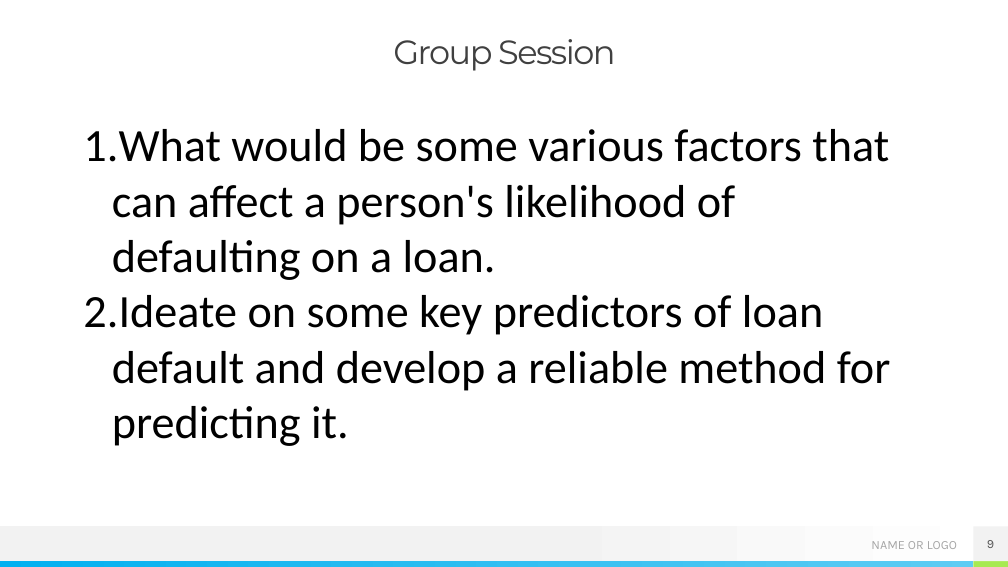
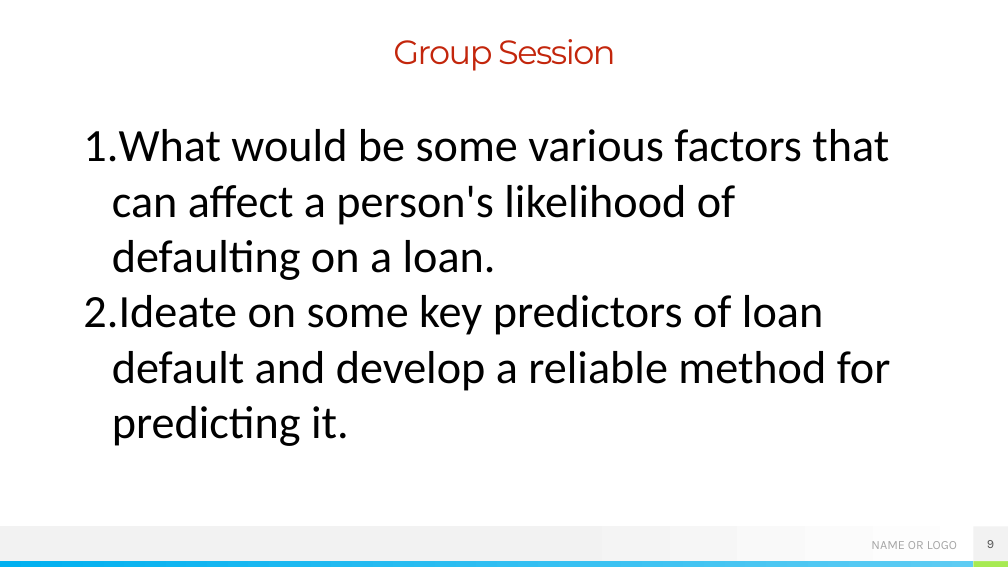
Before and after one commit to meaLuda/WTM-DE-2022-WRKSHP, a slide deck: slide 9 of Workshop iHub 17th.pptx. Drawn at 1008x567 pixels with LibreOffice and Linux fonts; fonts in the diff are those of the drawing. Boxes give left, top, right and bottom in pixels: in the first picture for what was removed or moved away, otherwise in the second. Text is boxed around its words. In the diff, an @@ line names an element or a change of style, - is before the commit and + after.

```diff
--- a/Workshop iHub 17th.pptx
+++ b/Workshop iHub 17th.pptx
@@ title "Group Session" at (393,39,615,71): text colour #404040 to #C3260C @@
```
Also in this commit, not shown: 2 other slides changed, 2 other files.
